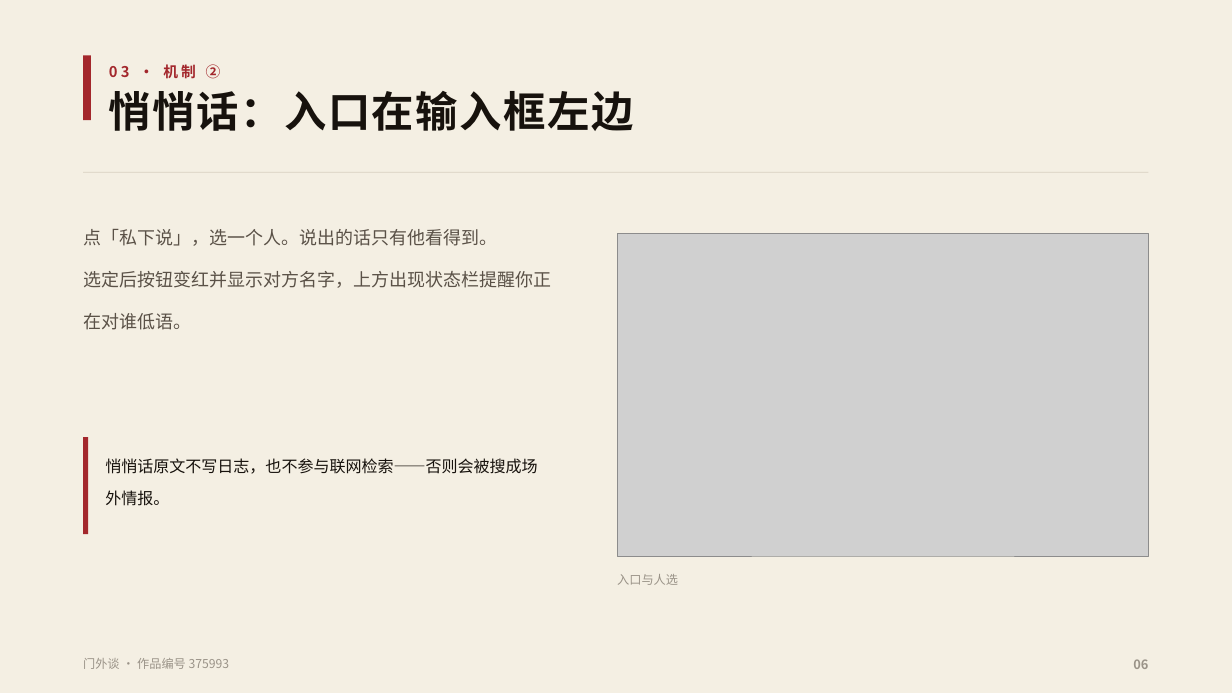
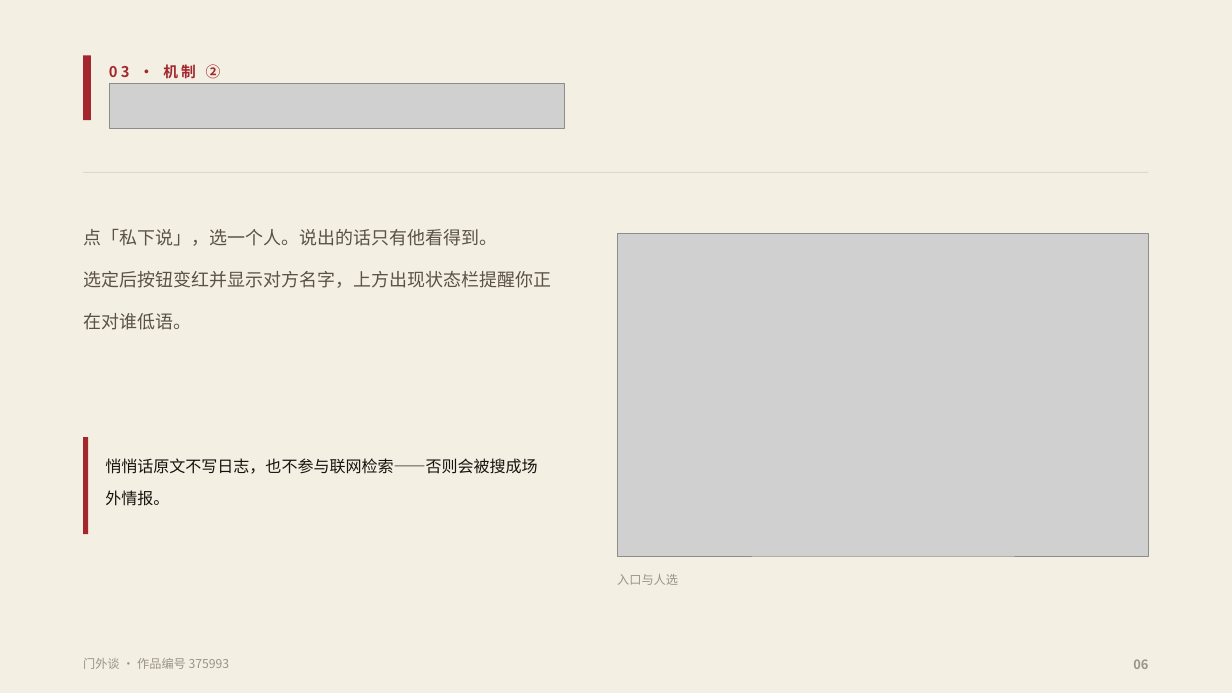
Before and after one commit to fsh114514/menwaitan, a slide deck: slide 6 of competition/答辩PPT.pptx. Drawn at 1232x693 pixels with LibreOffice and Linux fonts; fonts in the diff are those of the drawing; grey boxes stand for pictures. Boxes give left, top, right and bottom in pixels: in the first picture for what was removed or moved away, otherwise in the second. Text is boxed around its words. In the diff, an @@ line names an element or a change of style, - is before the commit and + after.

```diff
--- a/competition/答辩PPT.pptx
+++ b/competition/答辩PPT.pptx
@@ picture added at <box>109,83,565,128</box> @@
@@ text removed at <box>109,91,633,131</box> @@
-悄悄话：入口在输入框左边
```
Also in this commit, not shown: 10 other slides changed, 2 other files.
